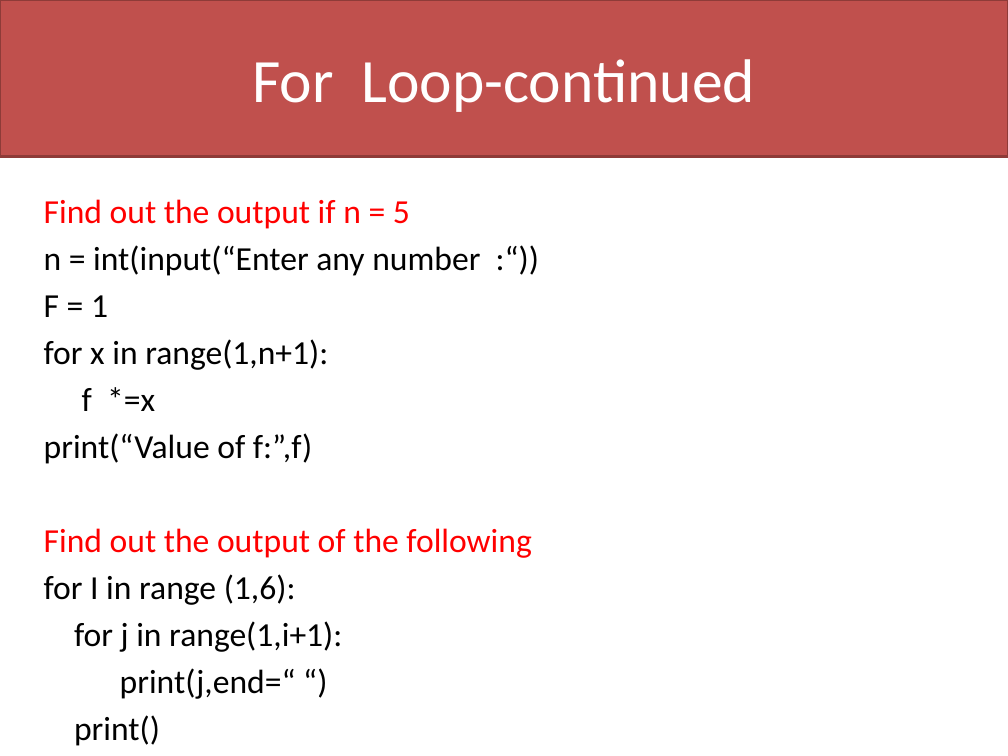
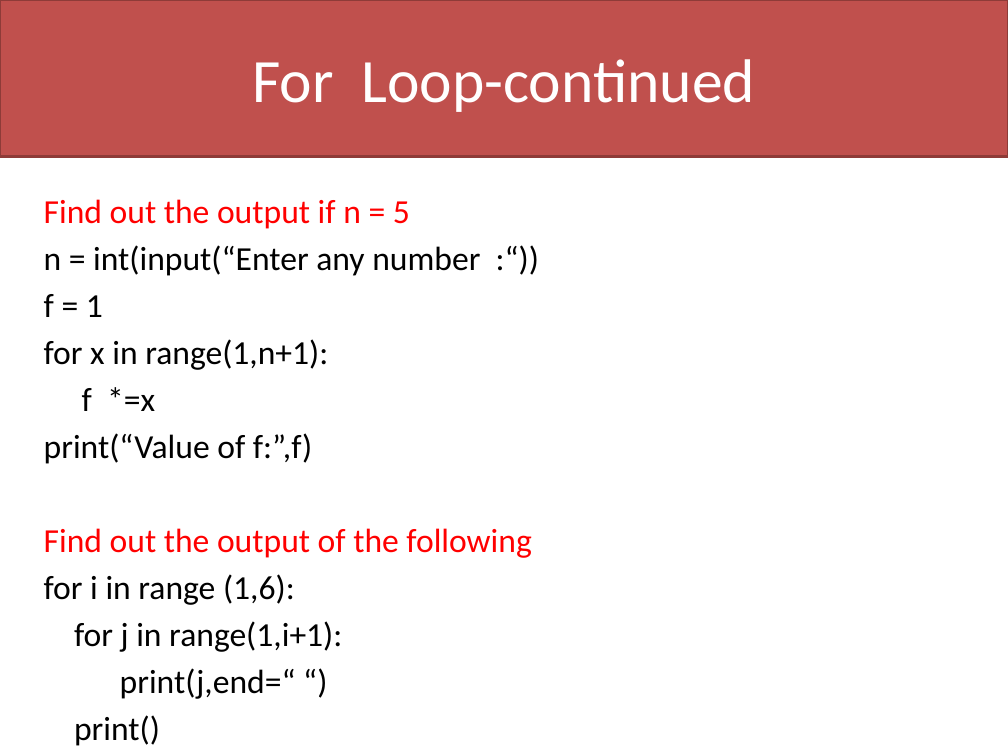
Before and after one commit to davcpscn/XI, a slide deck: slide 9 of Presentations/Looping.pptx. Drawn at 1008x756 pixels with LibreOffice and Linux fonts; fonts in the diff are those of the drawing. Boxes give left, top, right and bottom in pixels: in the first picture for what was removed or moved away, otherwise in the second. Text is boxed around its words. In the diff, an @@ line names an element or a change of style, - is before the commit and + after.

```diff
--- a/Presentations/Looping.pptx
+++ b/Presentations/Looping.pptx
@@ text at box(44, 294, 103, 317): text changed @@
-F = 1
+f = 1
@@ text at box(44, 574, 295, 605): text changed @@
-for I in range (1,6):
+for i in range (1,6):
```
Also in this commit, not shown: 6 other slides changed, 3 other files.
